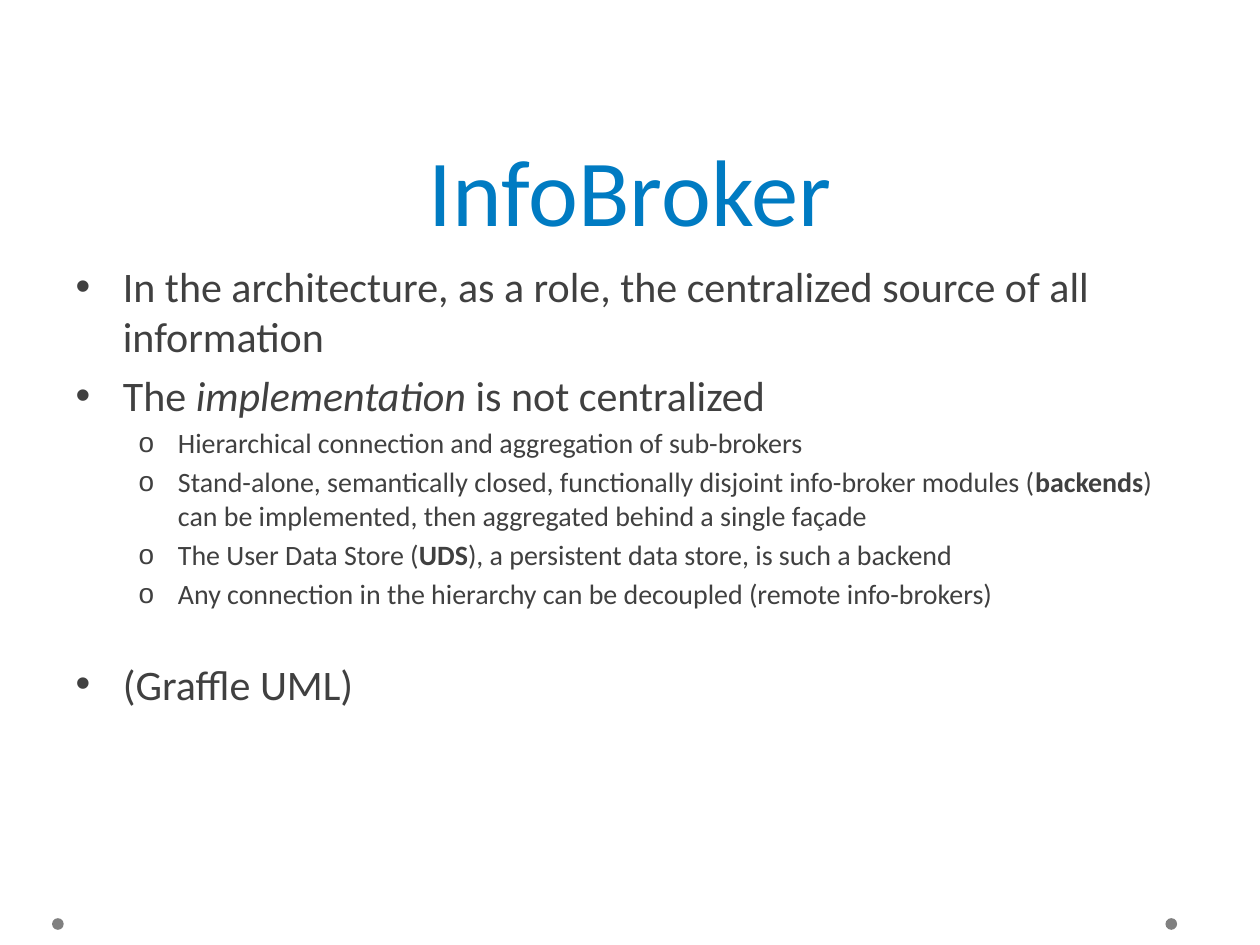
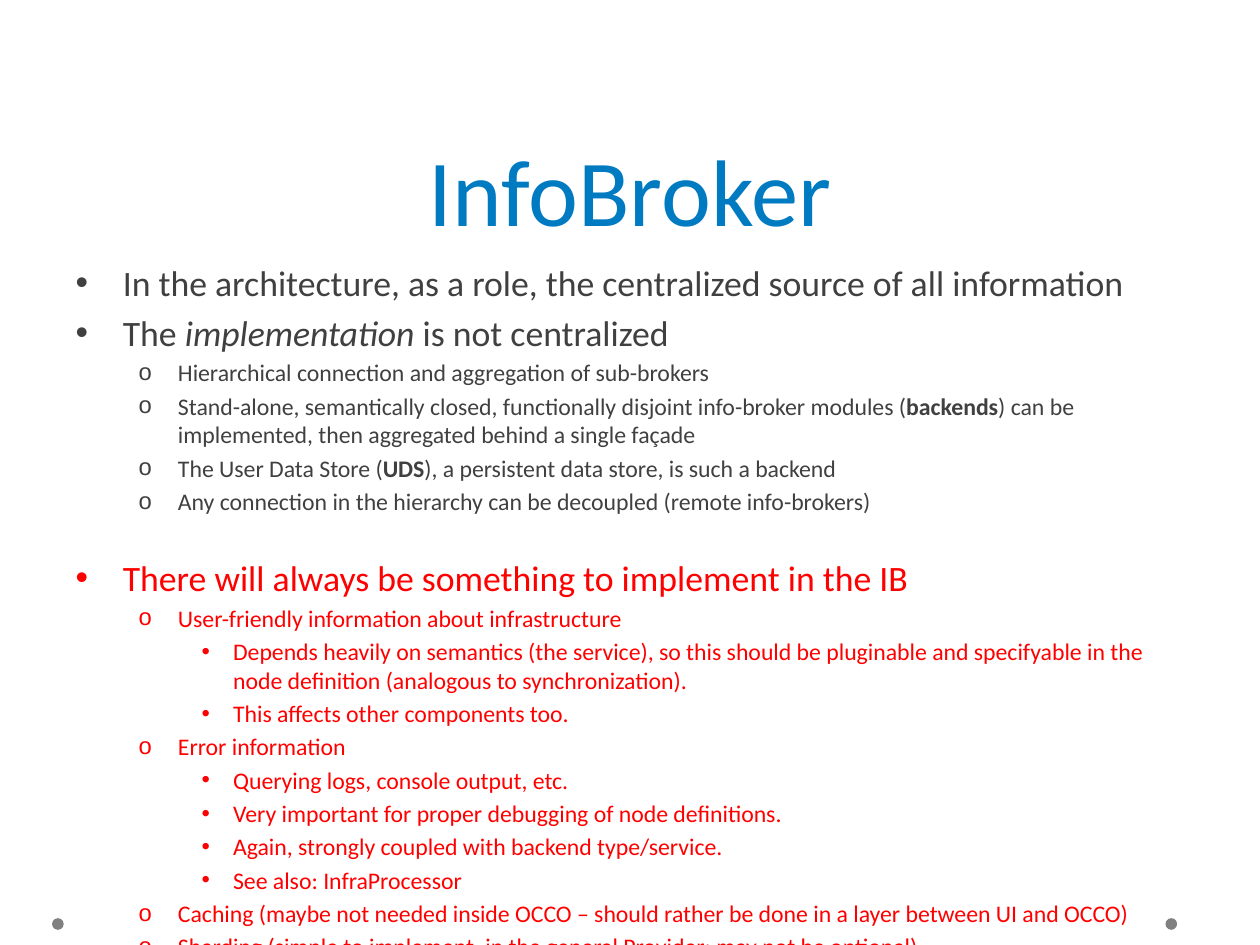
Before and after one commit to occopus/docs, a slide deck: slide 15 of sztaki-occo-report.pptx. Drawn at 1260x945 pixels with LibreOffice and Linux fonts; fonts in the diff are those of the drawing; background and template pictures are left out. Boxes give left, top, right and bottom in pixels: in the first picture for what was removed or moved away, otherwise in the second. Text is boxed around its words. In the diff, an @@ line names an element or a change of style, - is before the commit and + after.

Commit message:
Update OCCO status report

```diff
--- a/sztaki-occo-report.pptx
+++ b/sztaki-occo-report.pptx
@@ text at (x1=123, y1=271, x2=1123, y2=514): size 24 to 20.4 pt in "In the architecture, as a role, the ...", "The implementation is not centralized"; size 16 to 13.6 pt in "Hierarchical connection and aggregation of sub-brokers", "Stand-alone, semantically closed, functionally disjoint info ...", "The User Data Store (UDS), a persistent ...", "Any connection in the hierarchy can be ..." @@
@@ text at (x1=123, y1=566, x2=1142, y2=926): text changed; size 24 to 13.6 pt; text colour #404040 to #FF0000 @@
-• (Graffle UML)
+• There will always be something to implement in the IB
+  o User-friendly information about infrastructure
+    • Depends heavily on semantics (the service), so this should be pluginable and specifyable in the node definition (analogous to synchronization).
+    • This affects other components too.
+  o Error information
+    • Querying logs, console output, etc.
+    • Very important for proper debugging of node definitions.
+    • Again, strongly coupled with backend type/service.
+    • See also: InfraProcessor
+  o Caching (maybe not needed inside OCCO – should rather be done in a layer between UI and OCCO)
+  o Sharding (simple to implement, in the general Provider; may not be optional)
```
Also in this commit, not shown: 7 other slides changed, 10 slides added.
